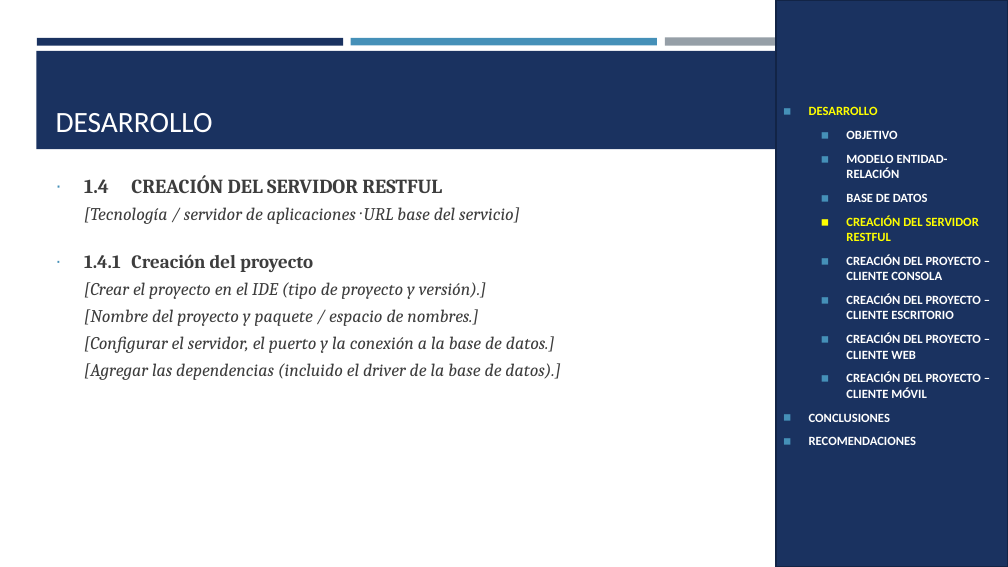
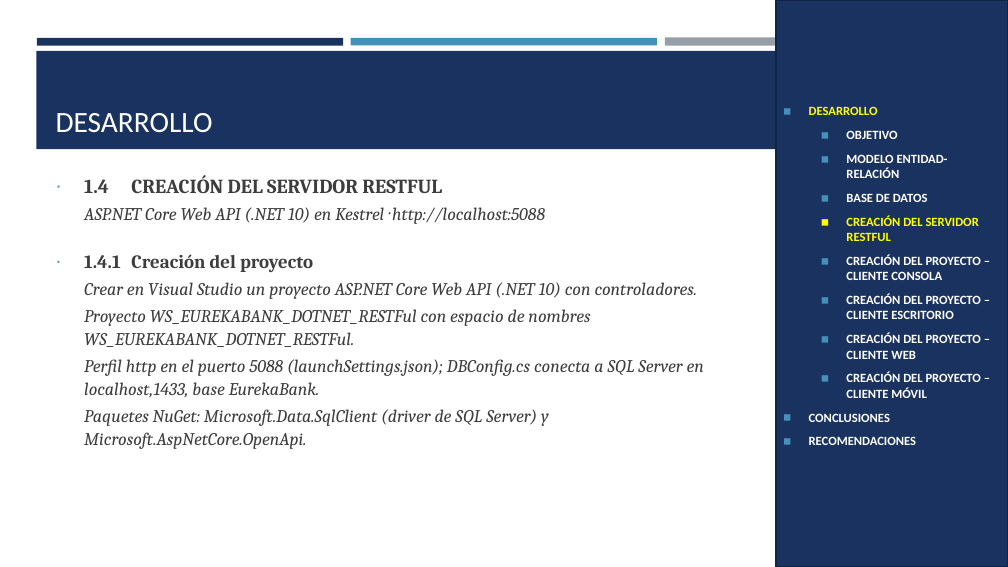
Before and after one commit to IMarcusDev/TI.1.4.-PAO202651_RESTFUL_DOTNET_CONBDD_NRC36883_GR04, a slide deck: slide 6 of 05. DOCUMENTACION/PRESENTACION TI.1.4. RESTFUL con BDD en DOTNET GR4.pptx. Drawn at 1008x567 pixels with LibreOffice and Linux fonts; fonts in the diff are those of the drawing. Boxes give left, top, right and bottom in pixels: in the first picture for what was removed or moved away, otherwise in the second. Text is boxed around its words. In the diff, an @@ line names an element or a change of style, - is before the commit and + after.

```diff
--- a/05. DOCUMENTACION/PRESENTACION TI.1.4. RESTFUL con BDD en DOTNET GR4.pptx
+++ b/05. DOCUMENTACION/PRESENTACION TI.1.4. RESTFUL con BDD en DOTNET GR4.pptx
@@ text at (84,207,545,224): text changed @@
-[Tecnología / servidor de aplicaciones · URL base del servicio]
+ASP.NET Core Web API (.NET 10) en Kestrel · http://localhost:5088
@@ text at (84,282,704,449): text changed @@
-[Crear el proyecto en el IDE (tipo de proyecto y versión).]
-[Nombre del proyecto y paquete / espacio de nombres.]
-[Configurar el servidor, el puerto y la conexión a la base de datos.]
-[Agregar las dependencias (incluido el driver de la base de datos).]
+Crear en Visual Studio un proyecto ASP.NET Core Web API (.NET 10) con controladores.
+Proyecto WS_EUREKABANK_DOTNET_RESTFul con espacio de nombres WS_EUREKABANK_DOTNET_RESTFul.
+Perfil http en el puerto 5088 (launchSettings.json); DBConfig.cs conecta a SQL Server en localhost,1433, base EurekaBank.
+Paquetes NuGet: Microsoft.Data.SqlClient (driver de SQL Server) y Microsoft.AspNetCore.OpenApi.
```
Also in this commit, not shown: 19 other slides changed, 4 slides added.
